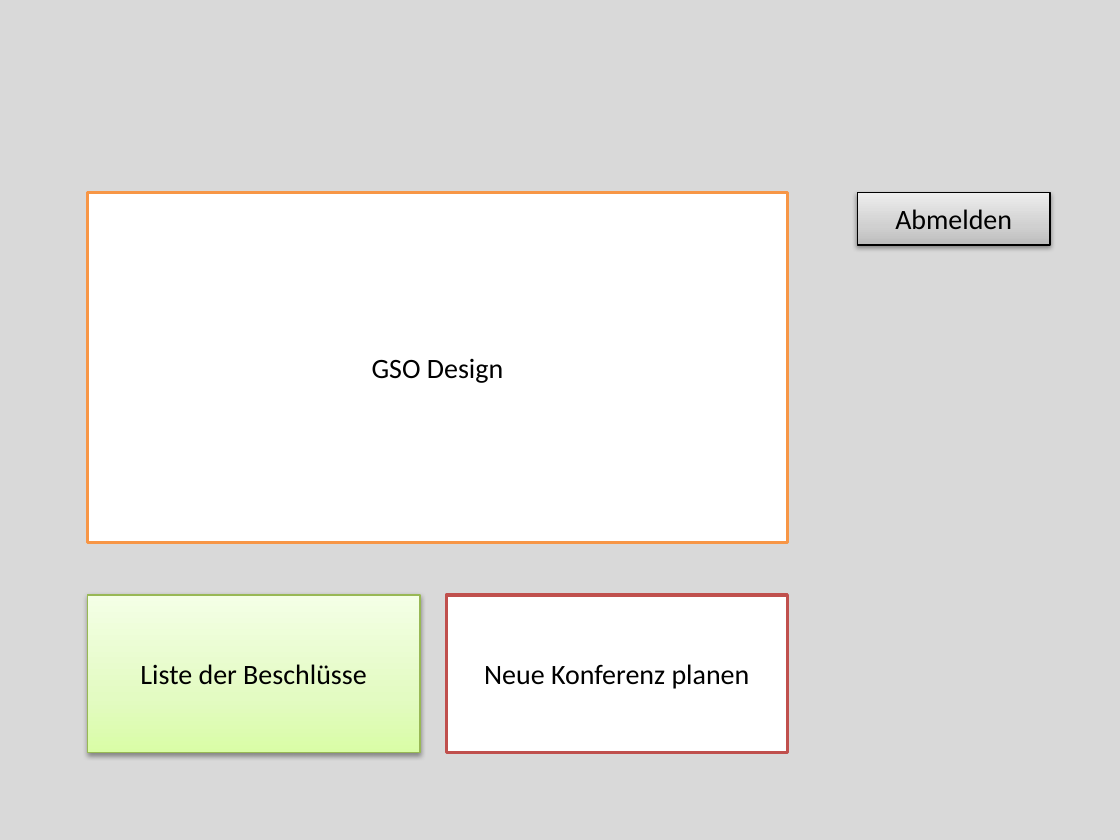
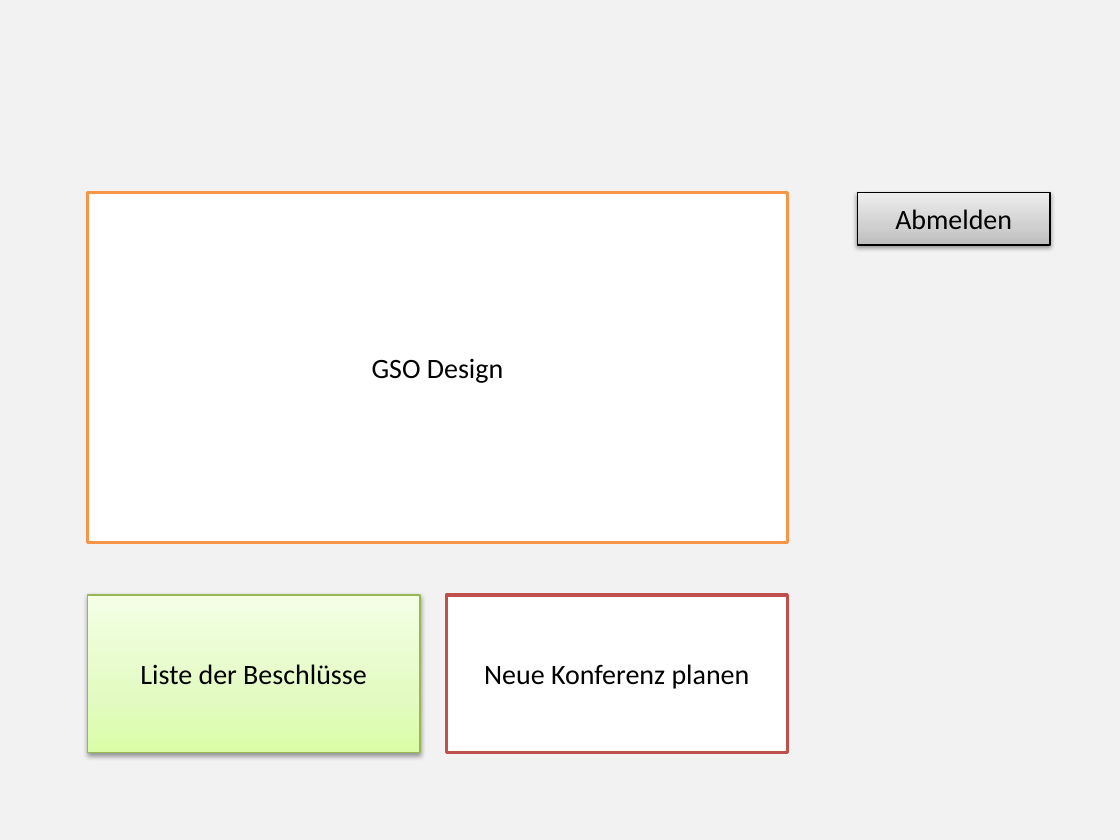
Before and after one commit to Dusty0071/OberstufenProjekt, a slide deck: slide 2 of Dokumentation + Diagramme etc/PaperPrototyp.pptx. Drawn at 1120x840 pixels with LibreOffice and Linux fonts; fonts in the diff are those of the drawing. Boxes give left, top, right and bottom in pixels: in the first picture for what was removed or moved away, otherwise in the second. Text is boxed around its words. In the diff, an @@ line names an element or a change of style, - is before the commit and + after.

```diff
--- a/Dokumentation + Diagramme etc/PaperPrototyp.pptx
+++ b/Dokumentation + Diagramme etc/PaperPrototyp.pptx
@@ background #D9D9D9 to #F2F2F2 @@
```
Also in this commit, not shown: 1 other slide changed, 2 slides added, 1 slide removed, 1 other file.
